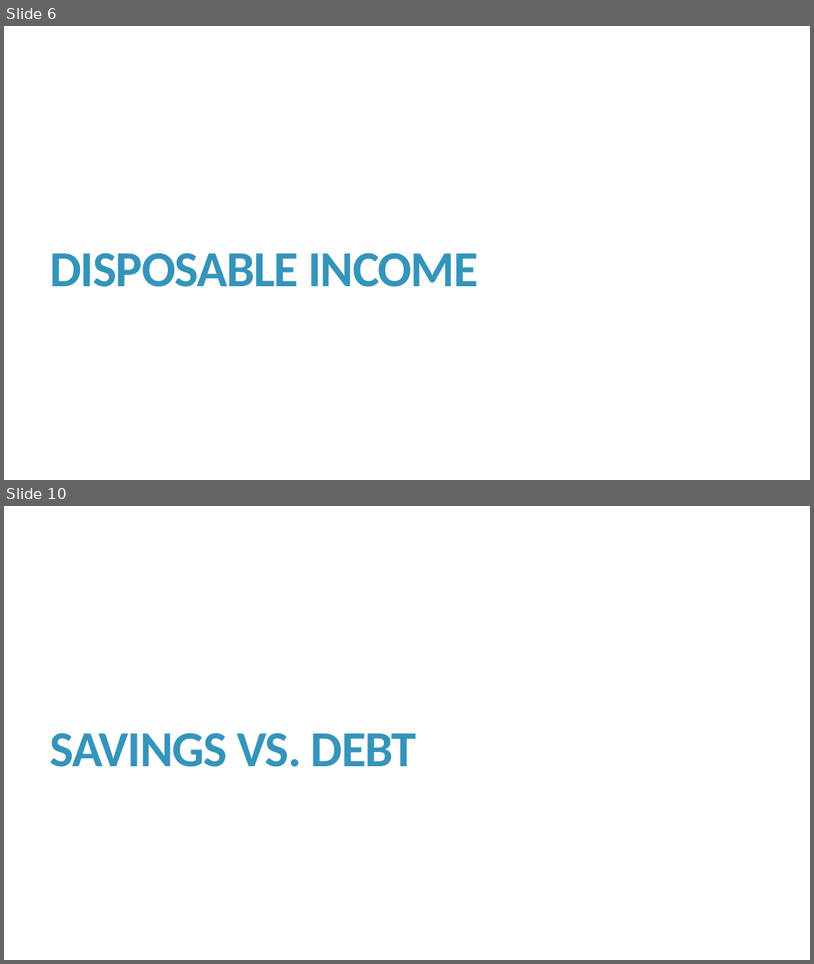
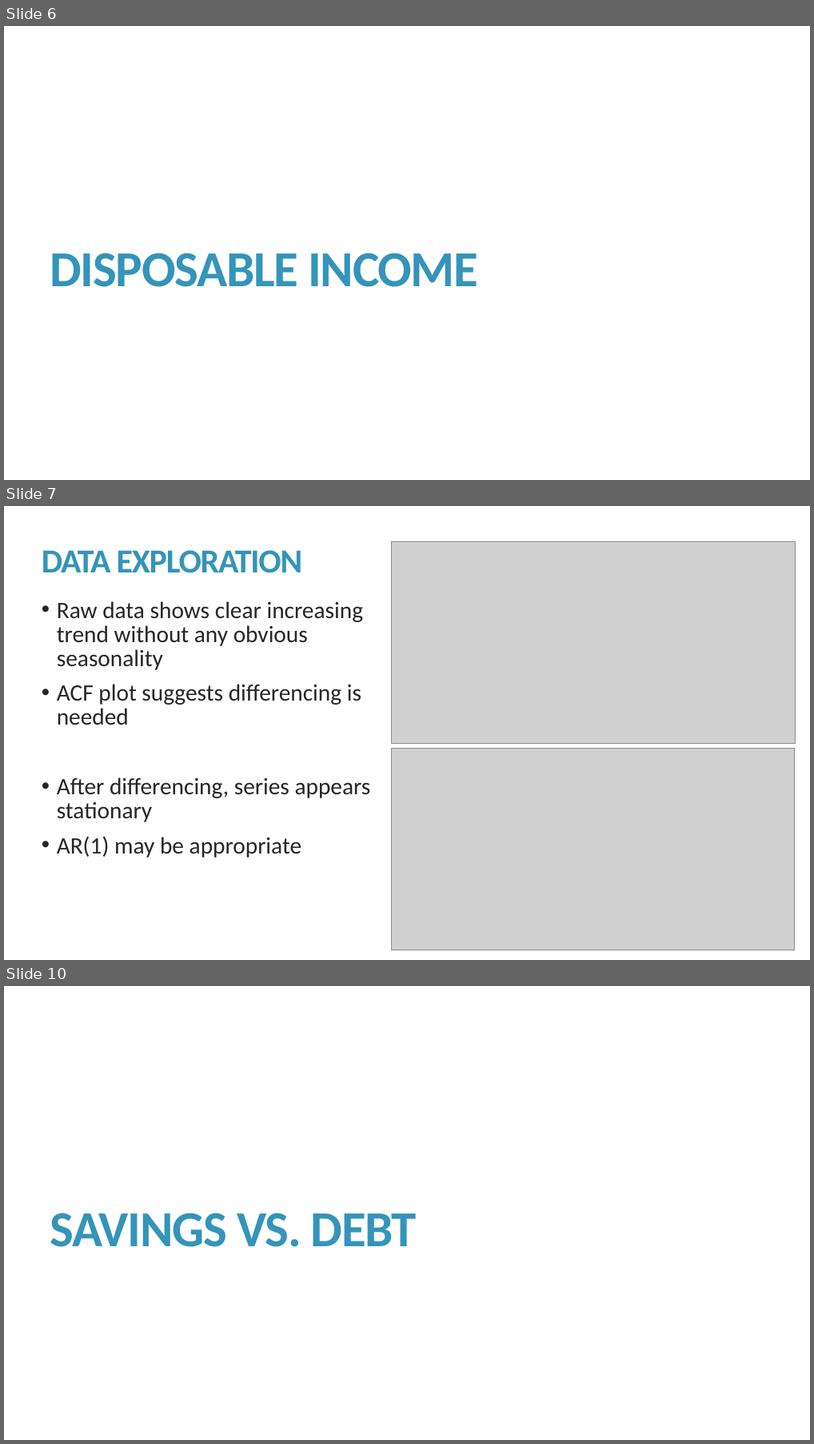
Before and after one commit to kmprioliPROF/MAT_8444_Final_Project, a slide deck: Prioli_Final_Proj.pptx. Shown one above the other, each under a label of ours: slides 6 and 10 before the commit, slides 6, 7 and 10 after it; the slides between them are not shown. The pictures are 814x964 and 814x1444 pixels, drawn with LibreOffice and Linux fonts; fonts in the diff are those of the drawing; grey boxes stand for pictures. Boxes give left, top, right and bottom in pixels: in the first picture for what was removed or moved away, otherwise in the second. Text is boxed around its words. In the diff, an @@ line names an element or a change of style, - is before the commit and + after.

```diff
--- a/Prioli_Final_Proj.pptx
+++ b/Prioli_Final_Proj.pptx
@@ slide 7 added at (x1=4, y1=506, x2=810, y2=960), background #FFFFFF @@
@@ title added at (x1=42, y1=550, x2=303, y2=573), 40 pt, text #3494BA, bold @@
+DATA EXPLORATION
@@ picture added at (x1=392, y1=542, x2=795, y2=744) @@
@@ text added at (x1=57, y1=601, x2=364, y2=724), 28 pt, text #262626 @@
+• Raw data shows clear increasing trend without any obvious seasonality
+• ACF plot suggests differencing is needed
@@ picture added at (x1=392, y1=748, x2=795, y2=949) @@
@@ text added at (x1=57, y1=777, x2=371, y2=857), 28 pt, text #262626 @@
+• After differencing, series appears stationary
+• AR(1) may be appropriate
```
Also in this commit, not shown: 10 slides changed, 3 other slides added, 3 slides removed, 3 other files.
